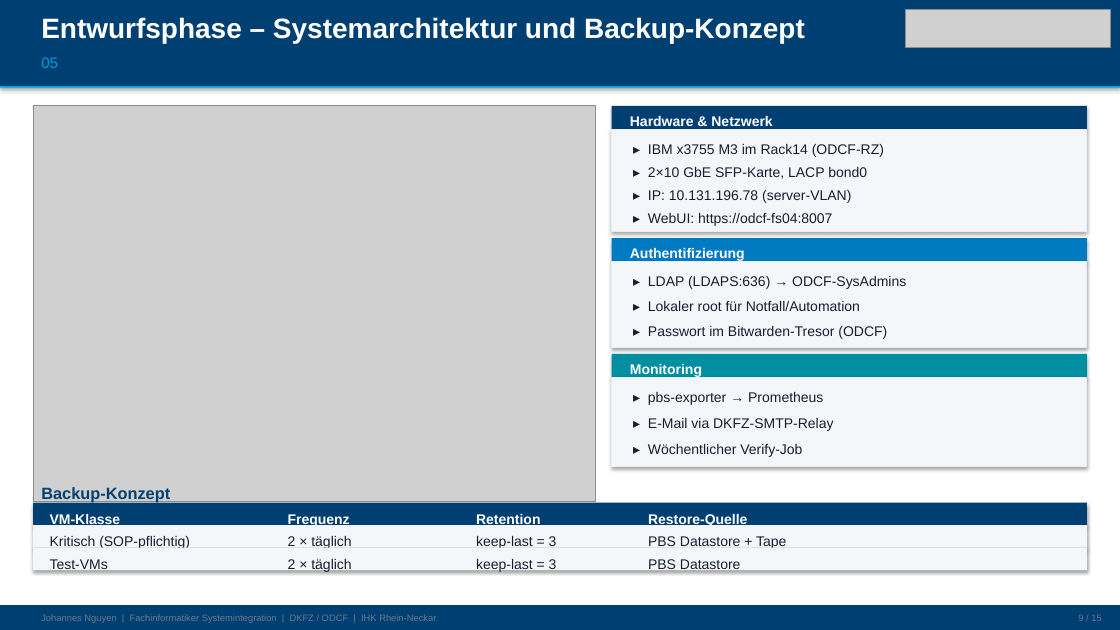
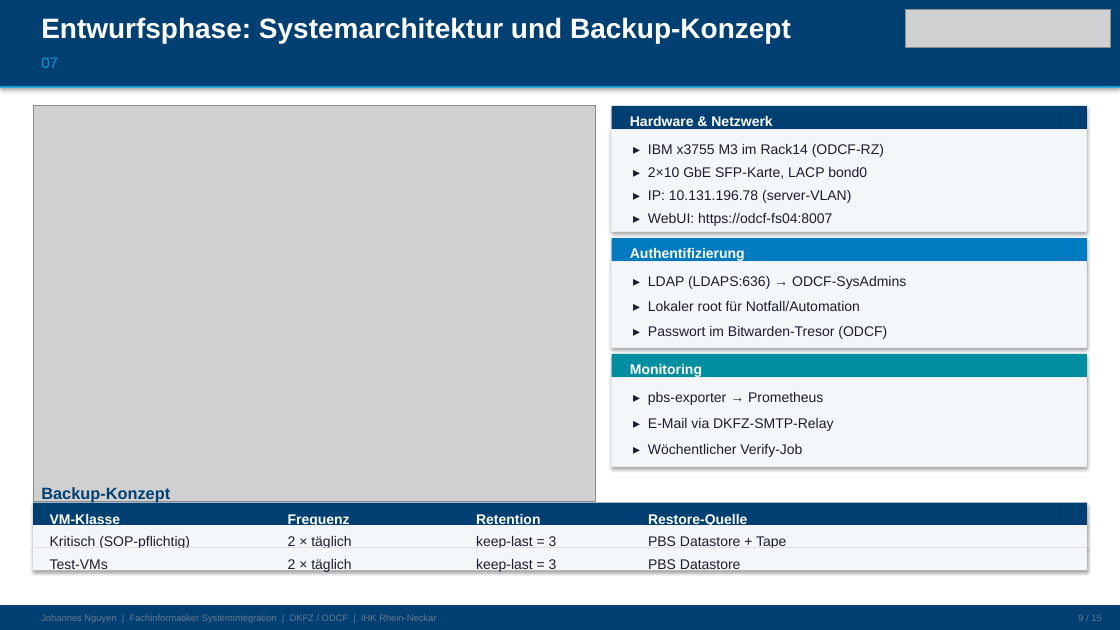
Before and after one commit to j551n-ncloud/doku, a slide deck: slide 9 of Praesentaion_Nguyen_Johannes.pptx. Drawn at 1120x630 pixels with LibreOffice and Linux fonts; fonts in the diff are those of the drawing; grey boxes stand for pictures. Boxes give left, top, right and bottom in pixels: in the first picture for what was removed or moved away, otherwise in the second. Text is boxed around its words. In the diff, an @@ line names an element or a change of style, - is before the commit and + after.

```diff
--- a/Praesentaion_Nguyen_Johannes.pptx
+++ b/Praesentaion_Nguyen_Johannes.pptx
@@ text at [41,17,791,43]: text changed @@
-Entwurfsphase – Systemarchitektur und Backup-Konzept
+Entwurfsphase: Systemarchitektur und Backup-Konzept
@@ text at [41,57,58,68]: text changed @@
-05
+07
```
Also in this commit, not shown: 13 other slides changed.
